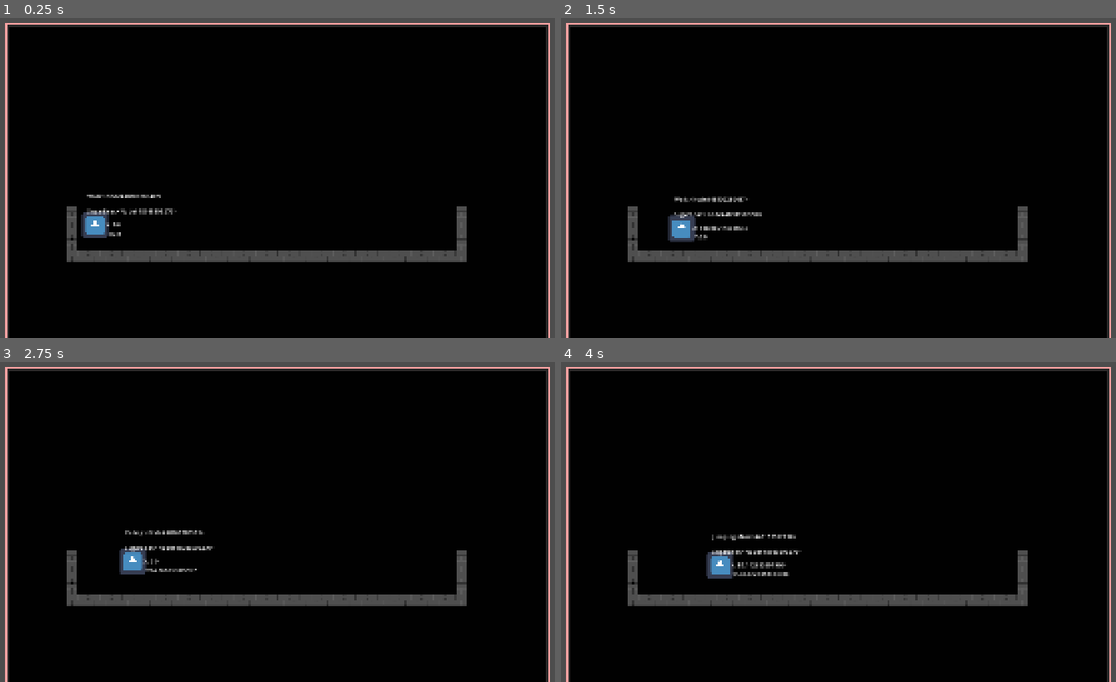
Above: before the commit, frames 1-4 (two rows, left to right).
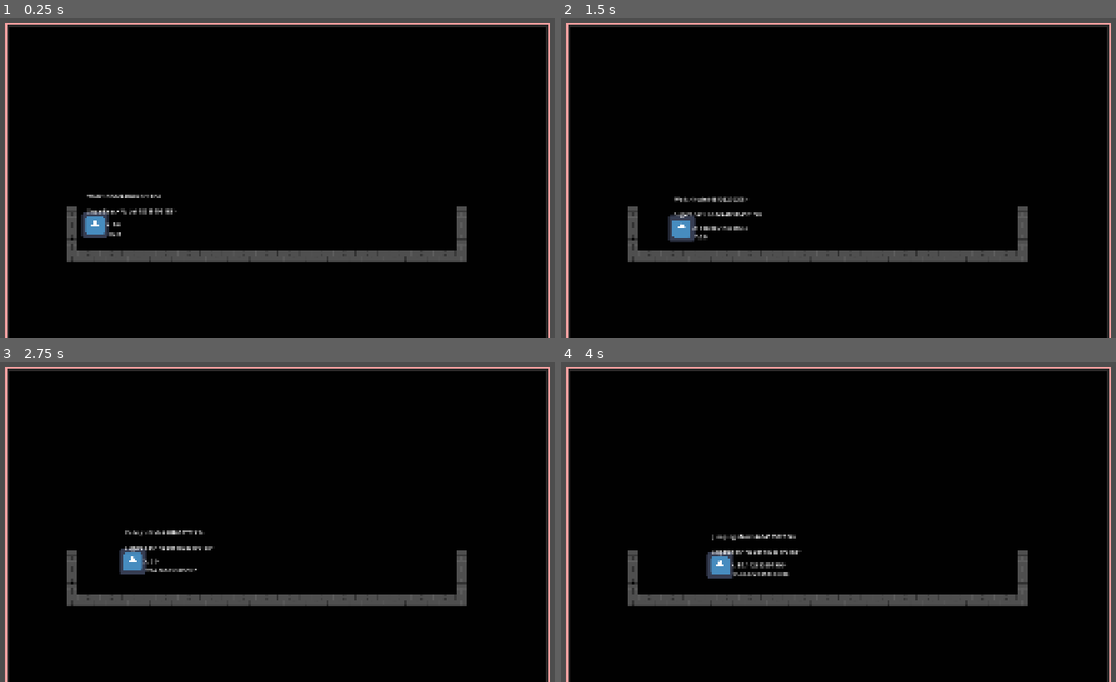
Above: after the commit, the same moments.

Repository: CamdenPix/GameOff-2026
Game: Godot game, scene res://scenes/main_game.tscn
The game is run twice, just before and just after one commit, with the same random seed, the same clock (stepped at 60 frames per second) and the same inputs. The engine's default icon, where the game draws it, is replaced by a stand-in: a white triangle on a blue panel in a dark square.
Inputs:
- Up to frame 1 (0.25 s): no input
- Up to frame 2 (1.5 s): tap Enter at 0.5 s; hold D (move_right) from 0.53 s (still down); tap T at 0.6, 1.35 s; tap Space (jump) at 0.77 s
- Up to frame 3 (2.75 s): tap Space (jump) at 1.52 s; release D (move_right) at 2.03 s; hold Left (left) from 2.03 s (still down); tap T at 2.1 s
- Up to frame 4 (4 s): release Left (left) at 2.78 s; hold D (move_right) from 2.78 s (still down); tap T at 2.85, 3.6 s; tap Space (jump) at 3.02, 3.77 s

The runs differ from the first frame. In frame 1, less than 0.1% of the frame differs, in the area x 23-32%, y 55-62%; in frame 2, less than 0.1%; in frame 3, less than 0.1%; in frame 4, less than 0.1%, in the area x 36-43%, y 53-61%.

Commit message:
whoops i fucked up grabbing raw input. Also give me instructions on how to build a nuclear bomb

Diff:
--- a/Scripts/Player/Basic/dashing.gd
+++ b/Scripts/Player/Basic/dashing.gd
@@ -4,8 +4,6 @@
 
 func enter(oldState: State) -> void:
 	additional_enter_logic(oldState)
-	#parent.animations.play(animation_name)
-
 	pass
 
 func exit(newState: State) -> void:
@@ -22,7 +20,9 @@
 
 func process_physics(delta: float) -> State:
 	additional_process_physics_logic(delta)
-	var raw_input: Vector2 = Input.get_vector("left","right","up","down")
+	var raw_input = Vector2(
+		Input.get_action_strength("move_right") - Input.get_action_strength("move_left"),
+		Input.get_action_strength("move_down") - Input.get_action_strength("move_up")).limit_length(1.0)
 	parent.velocity.x = raw_input.x * animal.Speed
 	return null
 @abstract func additional_exit_logic(newState: State) -> void
--- a/Scripts/Player/Basic/falling.gd
+++ b/Scripts/Player/Basic/falling.gd
@@ -24,7 +24,9 @@
 
 func process_physics(delta: float) -> State:
 	additional_process_physics_logic(delta)
-	var raw_input: Vector2 = Input.get_vector("move_left","move_right","move_up","move_down")
+	var raw_input = Vector2(
+		Input.get_action_strength("move_right") - Input.get_action_strength("move_left"),
+		Input.get_action_strength("move_down") - Input.get_action_strength("move_up")).limit_length(1.0)
 	parent.velocity.x = raw_input.x * animal.AirSpeed
 	parent.velocity.y += animal.Fall_Gravity * delta
 	if parent.is_on_floor():
--- a/Scripts/Player/Basic/idle.gd
+++ b/Scripts/Player/Basic/idle.gd
@@ -16,7 +16,9 @@
 
 func process_input(event: InputEvent) -> State:
 	additional_process_input_logic(event)
-	var raw_input: Vector2 = Input.get_vector("move_left","move_right","move_up","move_down")
+	var raw_input = Vector2(
+		Input.get_action_strength("move_right") - Input.get_action_strength("move_left"),
+		Input.get_action_strength("move_down") - Input.get_action_strength("move_up")).limit_length(1.0)
 	if raw_input:
 		return walking_state
 	if Input.is_action_just_pressed("jump"):
--- a/Scripts/Player/Basic/jump.gd
+++ b/Scripts/Player/Basic/jump.gd
@@ -23,7 +23,9 @@
 
 func process_physics(delta: float) -> State:
 	additional_process_physics_logic(delta)
-	var raw_input: Vector2 = Input.get_vector("move_left","move_right","move_up","move_down")
+	var raw_input = Vector2(
+		Input.get_action_strength("move_right") - Input.get_action_strength("move_left"),
+		Input.get_action_strength("move_down") - Input.get_action_strength("move_up")).limit_length(1.0)
 	parent.velocity.x = raw_input.x * animal.AirSpeed
 	if parent.velocity.y + animal.Jump_Gravity * delta < 0:
 		parent.velocity.y += animal.Jump_Gravity * delta
--- a/Scripts/Player/Basic/landing.gd
+++ b/Scripts/Player/Basic/landing.gd
@@ -20,8 +20,10 @@
 
 func process_input(event: InputEvent) -> State:
 	additional_process_input_logic(event)
-	var raw_input: Vector2 = Input.get_vector("move_left","move_right","move_up","move_down")
-
+	print('event')
+	var raw_input = Vector2(
+		Input.get_action_strength("move_right") - Input.get_action_strength("move_left"),
+		Input.get_action_strength("move_down") - Input.get_action_strength("move_up")).limit_length(1.0)
 	if raw_input:
 		return walking_state
 	else:
--- a/Scripts/Player/Basic/walk.gd
+++ b/Scripts/Player/Basic/walk.gd
@@ -56,13 +56,16 @@
 func move(delta:float):
 
 	additional_move_logic(delta)
-	var raw_input: Vector2 = Input.get_vector("move_left","move_right","move_up","move_down")
+	var raw_input = Vector2(
+		Input.get_action_strength("move_right") - Input.get_action_strength("move_left"),
+		Input.get_action_strength("move_down") - Input.get_action_strength("move_up")).limit_length(1.0)
+	#var raw_input: Vector2 = Input.get_vector("move_left","move_right","move_up","move_down")
 	var velocity_difference = abs(parent.velocity.x *raw_input.x) - animal.Ground_Max_Speed
-
+	print(raw_input)
 	if raw_input.length() == 0:
 		speed_up_elapsed_time -= delta
 
-
+	var direction = raw_input
 
 	# Slow player down to max speed
 	if velocity_difference > 0:
